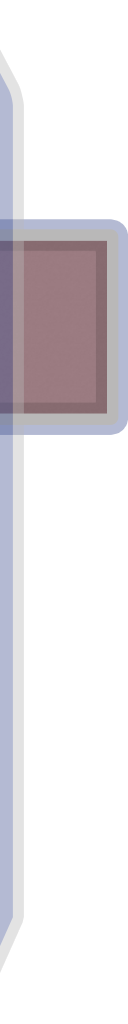
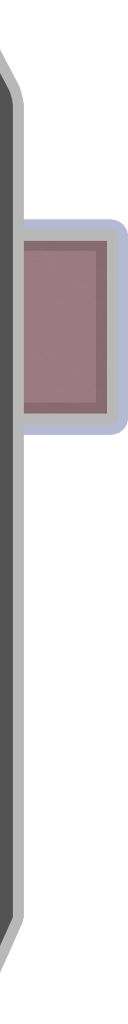
Comparing the layer stacks of the two 128 × 1024 images. Changes:
"Shape 10": opacity 40% → 100%, painted on it over [0, 73, 13, 946]
